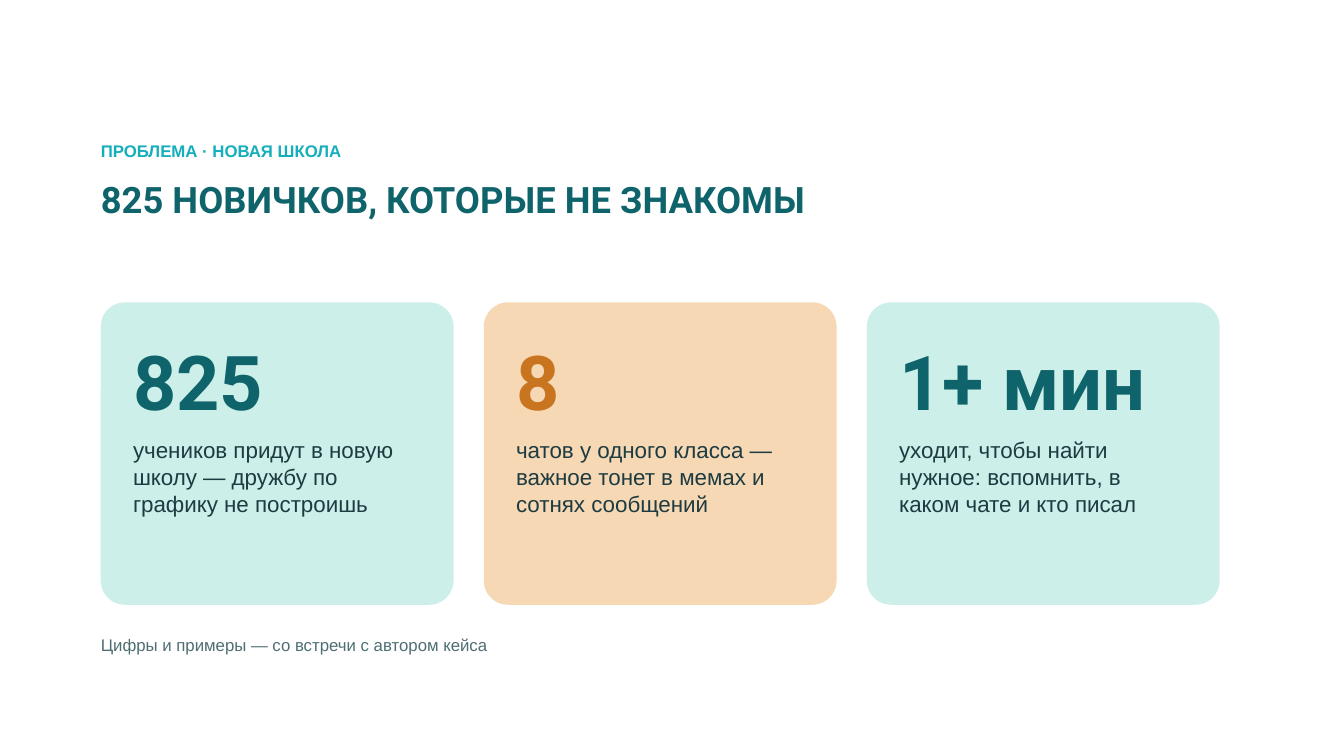
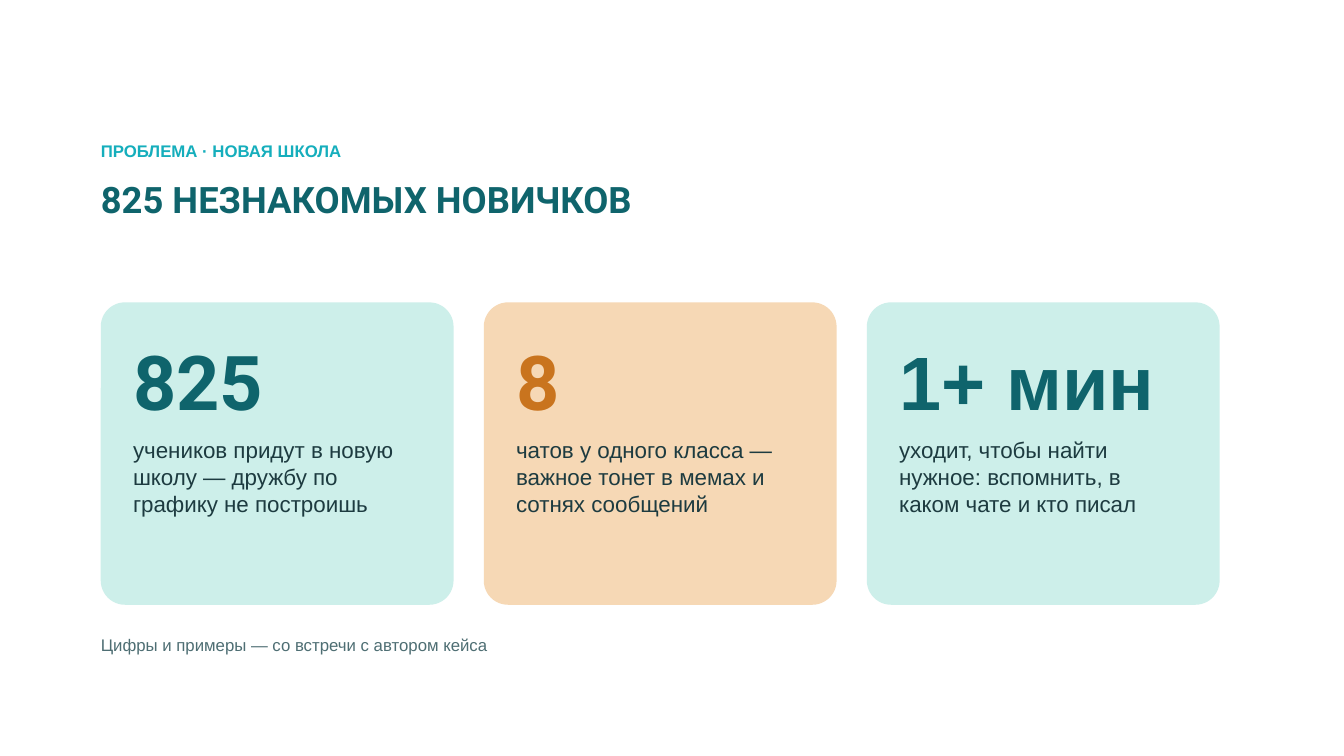
Before and after one commit to bnhogpad228/school-app, a slide deck: slide 2 of presentation/shkolny-dvor-SK-sreda.pptx. Drawn at 1344x756 pixels with LibreOffice and Linux fonts; fonts in the diff are those of the drawing; background and template pictures are left out. Boxes give left, top, right and bottom in pixels: in the first picture for what was removed or moved away, otherwise in the second. Text is boxed around its words. In the diff, an @@ line names an element or a change of style, - is before the commit and + after.

```diff
--- a/presentation/shkolny-dvor-SK-sreda.pptx
+++ b/presentation/shkolny-dvor-SK-sreda.pptx
@@ text at (101, 186, 632, 214): text changed @@
-825 НОВИЧКОВ, КОТОРЫЕ НЕ ЗНАКОМЫ
+825 НЕЗНАКОМЫХ НОВИЧКОВ
@@ text in rounded rectangle at (899, 358, 1154, 410): font Roboto to Arial in "1+ мин" @@
```
Also in this commit, not shown: 4 other slides changed.
